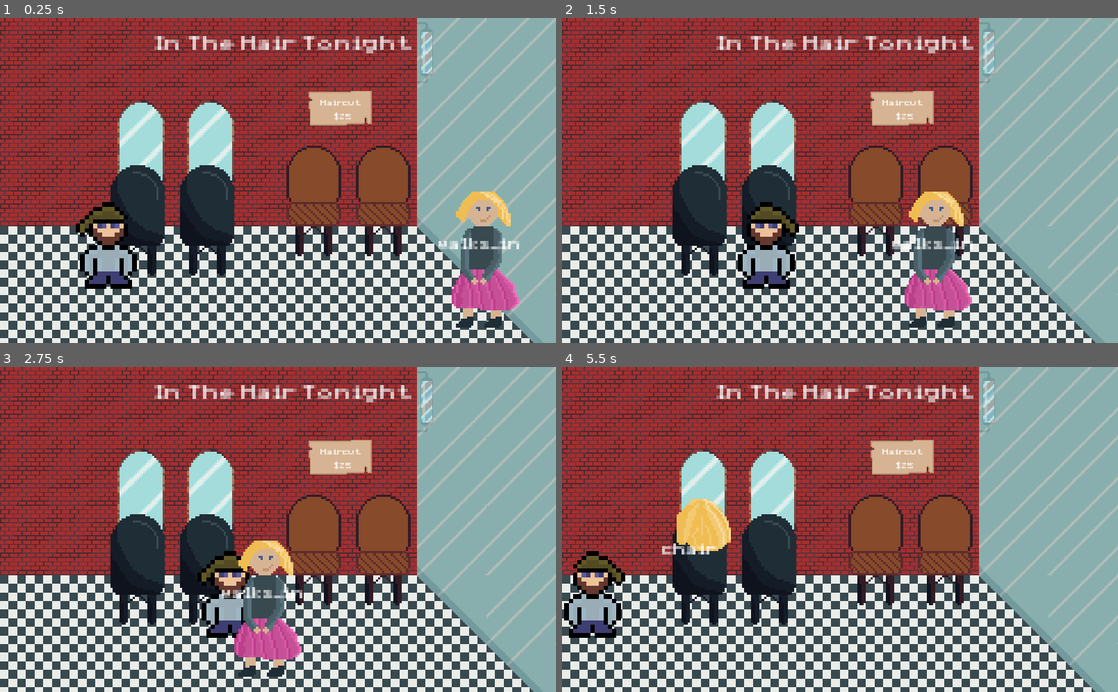
Above: before the commit, frames 1-4 (two rows, left to right).
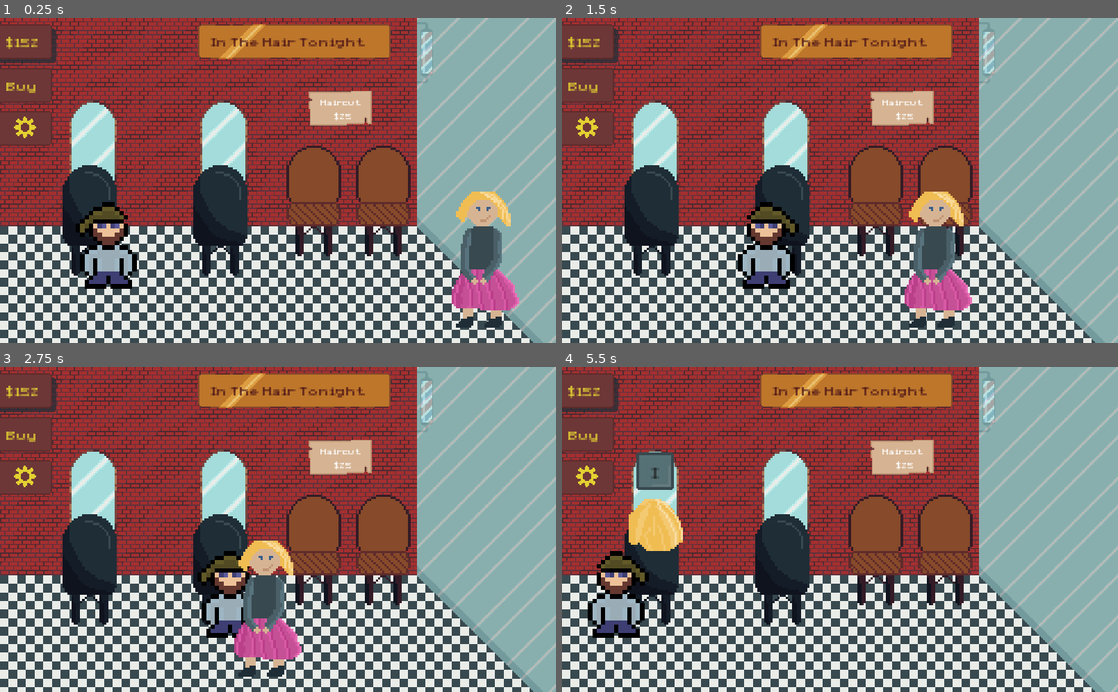
Above: after the commit, the same moments.

Repository: sdelay01/ld51
Game: Godot game, scene res://scenes/Game.tscn
The game is run twice, just before and just after one commit, with the same random seed, the same clock (stepped at 60 frames per second) and the same inputs.
Inputs:
- Up to frame 1 (0.25 s): no input
- Up to frame 2 (1.5 s): tap Enter at 0.5 s; hold Right (ui_right) 0.53-1.28 s; hold Left (ui_left) from 1.28 s (still down)
- Up to frame 3 (2.75 s): release Left (ui_left) at 2.03 s; hold Right (ui_right) from 2.03 s (still down)
- Up to frame 4 (5.5 s): release Right (ui_right) at 3.53 s; hold Left (ui_left) from 3.53 s (still down)

The runs differ from the first frame. In frame 1, 17% of the frame differs, in the area x 0-100%, y 0-100%; in frame 2, 18%; in frame 3, 18%; in frame 4, 20%.

Commit message:
15h26

Diff:
--- /dev/null
+++ b/scenes/Blocs/Buy.gd
@@ -0,0 +1,4 @@
+extends Node2D
+
+func setAmount(amount):
+	$Node2D/Label.text = "$" + str(amount)
--- /dev/null
+++ b/scenes/Blocs/Buy.tscn
@@ -0,0 +1,26 @@
+[gd_scene load_steps=4 format=2]
+
+[ext_resource path="res://scenes/Label.tscn" type="PackedScene" id=1]
+[ext_resource path="res://assets/ld51.png" type="Texture" id=2]
+[ext_resource path="res://scenes/Blocs/Money.gd" type="Script" id=3]
+
+[node name="Buy" type="Node2D"]
+position = Vector2( 0, 30 )
+script = ExtResource( 3 )
+
+[node name="BG" type="Sprite" parent="."]
+texture = ExtResource( 2 )
+centered = false
+region_enabled = true
+region_rect = Rect2( 0, 64, 64, 64 )
+
+[node name="Node2D" type="Node2D" parent="."]
+scale = Vector2( 1.5, 1.5 )
+
+[node name="Label" parent="Node2D" instance=ExtResource( 1 )]
+margin_left = 4.0
+margin_top = 17.0
+margin_right = 44.0
+margin_bottom = 40.0
+custom_colors/font_color = Color( 0.894118, 0.819608, 0.196078, 1 )
+text = "Buy"
--- /dev/null
+++ b/scenes/Blocs/Money.gd
@@ -0,0 +1,4 @@
+extends Node2D
+
+func setAmount(amount):
+	$Node2D/Label.text = "$" + str(amount)
--- /dev/null
+++ b/scenes/Blocs/Money.tscn
@@ -0,0 +1,33 @@
+[gd_scene load_steps=4 format=2]
+
+[ext_resource path="res://scenes/Label.tscn" type="PackedScene" id=1]
+[ext_resource path="res://assets/ld51.png" type="Texture" id=2]
+[ext_resource path="res://scenes/Blocs/Money.gd" type="Script" id=3]
+
+[node name="Money" type="Node2D"]
+position = Vector2( 0, -10 )
+script = ExtResource( 3 )
+
+[node name="Sprite" type="Sprite" parent="."]
+modulate = Color( 1, 1, 1, 0.733333 )
+texture = ExtResource( 2 )
+centered = false
+region_enabled = true
+region_rect = Rect2( 0, 0, 64, 64 )
+
+[node name="BG" type="Sprite" parent="."]
+texture = ExtResource( 2 )
+centered = false
+region_enabled = true
+region_rect = Rect2( 0, 64, 64, 64 )
+
+[node name="Node2D" type="Node2D" parent="."]
+scale = Vector2( 1.5, 1.5 )
+
+[node name="Label" parent="Node2D" instance=ExtResource( 1 )]
+margin_left = 4.0
+margin_top = 17.0
+margin_right = 44.0
+margin_bottom = 40.0
+custom_colors/font_color = Color( 0.894118, 0.819608, 0.196078, 1 )
+text = "$150"
--- /dev/null
+++ b/scenes/Blocs/Pause.gd
@@ -0,0 +1,4 @@
+extends Node2D
+
+func setAmount(amount):
+	$Node2D/Label.text = "$" + str(amount)
--- /dev/null
+++ b/scenes/Blocs/Pause.tscn
@@ -0,0 +1,21 @@
+[gd_scene load_steps=3 format=2]
+
+[ext_resource path="res://assets/ld51.png" type="Texture" id=2]
+[ext_resource path="res://scenes/Blocs/Money.gd" type="Script" id=3]
+
+[node name="Pause" type="Node2D"]
+position = Vector2( 0, 70 )
+script = ExtResource( 3 )
+
+[node name="BG" type="Sprite" parent="."]
+texture = ExtResource( 2 )
+centered = false
+region_enabled = true
+region_rect = Rect2( 0, 64, 64, 64 )
+
+[node name="Sprite" type="Sprite" parent="."]
+modulate = Color( 0.894118, 0.819608, 0.196078, 1 )
+position = Vector2( 24, 31 )
+texture = ExtResource( 2 )
+region_enabled = true
+region_rect = Rect2( 10, 150, 30, 20 )
--- /dev/null
+++ b/scenes/Counter.gd
@@ -0,0 +1,14 @@
+extends Node2D
+
+signal timeout
+var seconds = 0.0
+
+func _ready():
+	pass # Replace with function body.
+
+func _process(delta):
+	seconds += delta
+	$Label.text = str(int(seconds))
+	if seconds >= 10:
+		emit_signal("timeout")
+		seconds = 0.0
--- /dev/null
+++ b/scenes/Counter.tscn
@@ -0,0 +1,9 @@
+[gd_scene load_steps=3 format=2]
+
+[ext_resource path="res://scenes/Counter.gd" type="Script" id=1]
+[ext_resource path="res://scenes/Label.tscn" type="PackedScene" id=2]
+
+[node name="Counter" type="Node2D"]
+script = ExtResource( 1 )
+
+[node name="Label" parent="." instance=ExtResource( 2 )]
--- a/scenes/Customer.gd
+++ b/scenes/Customer.gd
@@ -5,14 +5,16 @@
 
 export (int) var speed = 80
 
+var Key = preload("res://scenes/Key.tscn")
+var key
+
 var action = "walks_in"
 var actions_needed = 5
 var actions_done = 0
 var actions = ""
 
 var salon
-var towardX
-var towardY
+var toward
 var lineY = 160
 var towardAction
 var nextAction
@@ -22,7 +24,7 @@
 
 func _ready():
 	position = Vector2(400, lineY)
-	actions = "ickqm"
+	actions = "IAFLS"
 	persona = 1
 
 func init(_salon):
@@ -30,35 +32,49 @@
 	find_target()
 	isReady = true
 
+
 func find_target():
 	var nextChair = salon.get_next_chair()
 	if nextChair:
-		set_target(nextChair.position.x, nextChair.position.y, "walks_in", "chair")
+		set_target(nextChair, "walks_in", "chair")
 		return
 	var nextSeat = salon.get_next_seat()
 	if nextSeat:
-		set_target(nextSeat.position.x, nextSeat.position.y, "walks_in", "seat")
+		set_target(nextSeat, "walks_in", "seat")
 		return
-
-	if action == "seat":
-		action = "wait"
 
 	if action == "walks_in":
 		action = "angry"
 
-func set_target(_towardX, _towardY, _towardAction, _nextAction):
-	towardX = _towardX
-	towardY = _towardY
+func set_target(_toward, _towardAction, _nextAction):
+	toward = _toward
 	towardAction = _towardAction
 	nextAction = _nextAction
 
 func one_more_letter():
 	emit_signal("need_letter", actions[actions_done])
 
-func letter_done():
-	actions_done += 1
-	if actions_done == actions_needed:
-		emit_signal("cut_done")
+func pressLetter(letter):
+	if letter == actions[actions_done]:
+		hideLetter()
+		actions_done += 1
+		if actions_done == actions_needed:
+			emit_signal("cut_done")
+			action = "walks_out"
+			toward.setFree(true)
+			toward.setCustomer(null)
+			return
+		displayLetter()
+
+func displayLetter():
+	key = Key.instance()
+	key.scale = Vector2(0.5, 0.5)
+	key.position = Vector2(31, -12)
+	key.appear(actions[actions_done])
+	add_child(key)
+
+func hideLetter():
+	if key: key.diseapper()
 
 func _process(delta):
 	if !isReady: return
@@ -67,9 +83,11 @@
 	if action == "walks_in":
 		position.y = lineY
 		position.x -= delta * speed
-		if position.x - towardX < 5:
+		if position.x - toward.position.x < 5:
 			action = nextAction
-			position.y = towardY
+			toward.setFree(false)
+			toward.setCustomer(self)
+			position.y = toward.position.y
 
 	if action == "seat":
 		waiting += delta
--- a/scenes/Customer.tscn
+++ b/scenes/Customer.tscn
@@ -20,6 +20,10 @@
 atlas = ExtResource( 1 )
 region = Rect2( 64, 256, 64, 64 )
 
+[sub_resource type="AtlasTexture" id=7]
+atlas = ExtResource( 1 )
+region = Rect2( 64, 256, 64, 64 )
+
 [sub_resource type="SpriteFrames" id=5]
 animations = [ {
 "frames": [ SubResource( 4 ) ],
@@ -34,12 +38,17 @@
 }, {
 "frames": [ SubResource( 3 ) ],
 "loop": true,
-"name": "1-walks-out",
+"name": "1-walks_out",
 "speed": 5.0
 }, {
 "frames": [ SubResource( 2 ) ],
 "loop": true,
-"name": "1-walks-in",
+"name": "1-walks_in",
+"speed": 5.0
+}, {
+"frames": [ SubResource( 7 ) ],
+"loop": true,
+"name": "1-angry",
 "speed": 5.0
 } ]
 
@@ -53,10 +62,11 @@
 
 [node name="Sprite" type="AnimatedSprite" parent="."]
 frames = SubResource( 5 )
-animation = "1-walks-in"
+animation = "1-angry"
 centered = false
 
 [node name="Label" type="Label" parent="."]
+visible = false
 margin_left = 12.0
 margin_top = 18.5
 margin_right = 52.0
--- a/scenes/Decor/Background.tscn
+++ b/scenes/Decor/Background.tscn
@@ -136,10 +136,24 @@
 format = 1
 tile_data = PoolIntArray( 6, 3, 0, 7, 3, 0, 65542, 3, 0, 65543, 3, 0, 131078, 3, 0, 131079, 3, 0, 196614, 4, 0, 196615, 3, 0, 262151, 4, 0 )
 
+[node name="GoldShadow" type="Sprite" parent="."]
+visible = false
+modulate = Color( 1, 1, 1, 0.584314 )
+position = Vector2( 267, 25 )
+texture = ExtResource( 2 )
+region_enabled = true
+region_rect = Rect2( 320, 192, 192, 64 )
+
+[node name="Gold" type="Sprite" parent="."]
+position = Vector2( 271, 22 )
+texture = ExtResource( 2 )
+region_enabled = true
+region_rect = Rect2( 320, 0, 192, 64 )
+
 [node name="Node2D" type="Node2D" parent="."]
-modulate = Color( 0.964706, 0.964706, 0.964706, 1 )
-position = Vector2( 142, 10 )
-scale = Vector2( 2.5, 2.5 )
+modulate = Color( 0.313726, 0.0941176, 0.0941176, 1 )
+position = Vector2( 194, 15 )
+scale = Vector2( 1.5, 1.5 )
 
 [node name="Label" type="Label" parent="Node2D"]
 margin_right = 94.0
--- a/scenes/Decor/Chair.gd
+++ b/scenes/Decor/Chair.gd
@@ -1,3 +1,5 @@
 extends Node2D
 var isFree = true
+var customer
 func setFree(_isFree): isFree = _isFree
+func setCustomer(_customer): customer = _customer
--- a/scenes/Decor/Chair.tscn
+++ b/scenes/Decor/Chair.tscn
@@ -1,7 +1,9 @@
-[gd_scene load_steps=3 format=2]
+[gd_scene load_steps=4 format=2]
 
 [ext_resource path="res://assets/ld51.png" type="Texture" id=1]
 [ext_resource path="res://scenes/Decor/Chair.gd" type="Script" id=2]
+
+[sub_resource type="CircleShape2D" id=1]
 
 [node name="Chair" type="Node2D"]
 script = ExtResource( 2 )
@@ -12,3 +14,9 @@
 centered = false
 region_enabled = true
 region_rect = Rect2( 192, 0, 64, 64 )
+
+[node name="Area2D" type="Area2D" parent="."]
+
+[node name="CollisionShape2D" type="CollisionShape2D" parent="Area2D"]
+position = Vector2( 64, 64 )
+shape = SubResource( 1 )
--- a/scenes/Decor/Seat.gd
+++ b/scenes/Decor/Seat.gd
@@ -1,3 +1,5 @@
 extends Node2D
 var isFree = true
+var customer
 func setFree(_isFree): isFree = _isFree
+func setCustomer(_customer): customer = _customer
--- a/scenes/Eugene.gd
+++ b/scenes/Eugene.gd
@@ -2,6 +2,8 @@
 
 var velocity = Vector2.ZERO
 export (int) var speed = 320
+
+var currentCustomer
 
 func _ready():
 	pass
@@ -15,12 +17,62 @@
 		velocity.x -= speed
 
 
-func _physics_process(delta):
+func _physics_process(_delta):
 	get_input()
 	velocity = move_and_slide(velocity, Vector2.UP)
+	if position.x < 50: position.x = 50
+	if position.x > 400 : position.x = 400
 
 	if velocity.x != 0:
 		$Sprite.play("default")
 		$Sprite.flip_h = velocity.x < 0
 	else:
 		$Sprite.play("default")
+
+func _input(event):
+	if event is InputEventKey and event.is_pressed():
+		if event.get_scancode() >= 65 and event.get_scancode() <= 90:
+			if currentCustomer:
+				currentCustomer.pressLetter(toLetter[str(event.get_scancode())])
+			print(event.get_scancode())
+
+func _on_area_entered(area):
+	var workingChair = area.get_parent()
+	if workingChair.customer:
+		currentCustomer = workingChair.customer
+		workingChair.customer.displayLetter()
+
+func _on_area_exited(area):
+	var workingChair = area.get_parent()
+	if workingChair.customer:
+		currentCustomer = null
+		workingChair.customer.hideLetter()
+
+var toLetter = {
+	"65" : "A",
+	"66" : "B",
+	"67" : "C",
+	"68" : "D",
+	"69" : "E",
+	"70" : "F",
+	"71" : "G",
+	"72" : "H",
+	"73" : "I",
+	"74" : "J",
+	"75" : "K",
+	"76" : "L",
+	"77" : "M",
+	"78" : "N",
+	"79" : "O",
+	"80" : "P",
+	"81" : "Q",
+	"82" : "R",
+	"83" : "S",
+	"84" : "T",
+	"85" : "U",
+	"86" : "V",
+	"87" : "W",
+	"88" : "X",
+	"89" : "Y",
+	"90" : "Z",
+}
--- a/scenes/Eugene.tscn
+++ b/scenes/Eugene.tscn
@@ -15,6 +15,8 @@
 "speed": 5.0
 } ]
 
+[sub_resource type="CircleShape2D" id=4]
+
 [sub_resource type="CapsuleShape2D" id=3]
 radius = 14.0
 
@@ -25,4 +27,13 @@
 frames = SubResource( 2 )
 
 [node name="CollisionShape2D" type="CollisionShape2D" parent="."]
+visible = false
+shape = SubResource( 4 )
+
+[node name="Area2D" type="Area2D" parent="."]
+
+[node name="CollisionShape2D" type="CollisionShape2D" parent="Area2D"]
 shape = SubResource( 3 )
+
+[connection signal="area_entered" from="Area2D" to="." method="_on_area_entered"]
+[connection signal="area_exited" from="Area2D" to="." method="_on_area_exited"]
--- /dev/null
+++ b/scenes/Key.gd
@@ -0,0 +1,10 @@
+extends Node2D
+
+func _ready():
+	pass # Replace with function body.
+
+func appear(letter):
+	$Node2D/Label.text = letter
+
+func diseapper():
+	queue_free()
--- /dev/null
+++ b/scenes/Key.tscn
@@ -0,0 +1,25 @@
+[gd_scene load_steps=4 format=2]
+
+[ext_resource path="res://assets/ld51.png" type="Texture" id=1]
+[ext_resource path="res://scenes/Label.tscn" type="PackedScene" id=2]
+[ext_resource path="res://scenes/Key.gd" type="Script" id=3]
+
+[node name="Key" type="Node2D"]
+script = ExtResource( 3 )
+
+[node name="Sprite" type="Sprite" parent="."]
+texture = ExtResource( 1 )
+region_enabled = true
+region_rect = Rect2( 64, 128, 64, 64 )
+
+[node name="Node2D" type="Node2D" parent="."]
+scale = Vector2( 2, 2 )
+
+[node name="Label" parent="Node2D" instance=ExtResource( 2 )]
+margin_left = -2.0
+margin_top = -4.0
+margin_right = 38.0
+margin_bottom = 19.0
+custom_colors/font_color = Color( 0.14902, 0.172549, 0.168627, 1 )
+text = "Q
+ "
--- a/scenes/Salon.gd
+++ b/scenes/Salon.gd
@@ -5,15 +5,23 @@
 var Mirror = preload("res://scenes/Decor/Mirror.tscn")
 var Seat = preload("res://scenes/Decor/Seat.tscn")
 var Haircut25 = preload("res://scenes/Decor/Haircut25.tscn")
+var Money = preload("res://scenes/Blocs/Money.tscn")
+var money
+
+var Buy = preload("res://scenes/Blocs/Buy.tscn")
+var buy
+var Pause = preload("res://scenes/Blocs/Pause.tscn")
+var pause
 
 var Customer = preload("res://scenes/Customer.tscn")
-
+var customers = []
+var Counter = preload("res://scenes/Counter.tscn")
+var counter
 var Eugene = preload("res://scenes/Eugene.tscn")
 var eugene
 
 var chairs = []
 var seats = []
-var customers = []
 
 func _ready():
 	var bg = Background.instance()
@@ -34,9 +42,26 @@
 
 	add_customer()
 
+	counter = Counter.instance()
+	counter.connect("timeout", self, "on_counter_timeout")
+	add_child(counter)
+
+	money = Money.instance()
+	money.setAmount(152)
+	add_child(money)
+
+	buy = Buy.instance()
+	add_child(buy)
+
+	pause = Pause.instance()
+	add_child(pause)
+
+func on_counter_timeout():
+	add_customer()
+
 func add_customer():
 	var c = Customer.instance()
-	c.connect("need_letter", eugene, "_on_need_letter")
+	c.connect("cut_done", eugene, "on_cut_done")
 	customers.push_back(c)
 	add_child(c)
 	c.init(self)
@@ -55,11 +80,11 @@
 func add_chair(rank):
 	var m = Mirror.instance()
 	add_child(m)
-	m.position = Vector2(rank * 64, 60)
+	m.position = Vector2(rank * 120 - 100, 60)
 
 	var c = Chair.instance()
 	add_child(c)
-	c.position = Vector2(rank * 64, 120)
+	c.position = Vector2(rank * 120 - 100, 120)
 	chairs.push_back(c)
 
 func add_seat(rank):
Binary file changed: assets/ld51.aseprite
Binary file changed: assets/ld51.png
Not shown: 1 places in scenes/Customer.tscn that only renumber resources
Not shown: 1 places in scenes/Eugene.tscn that only renumber resources
